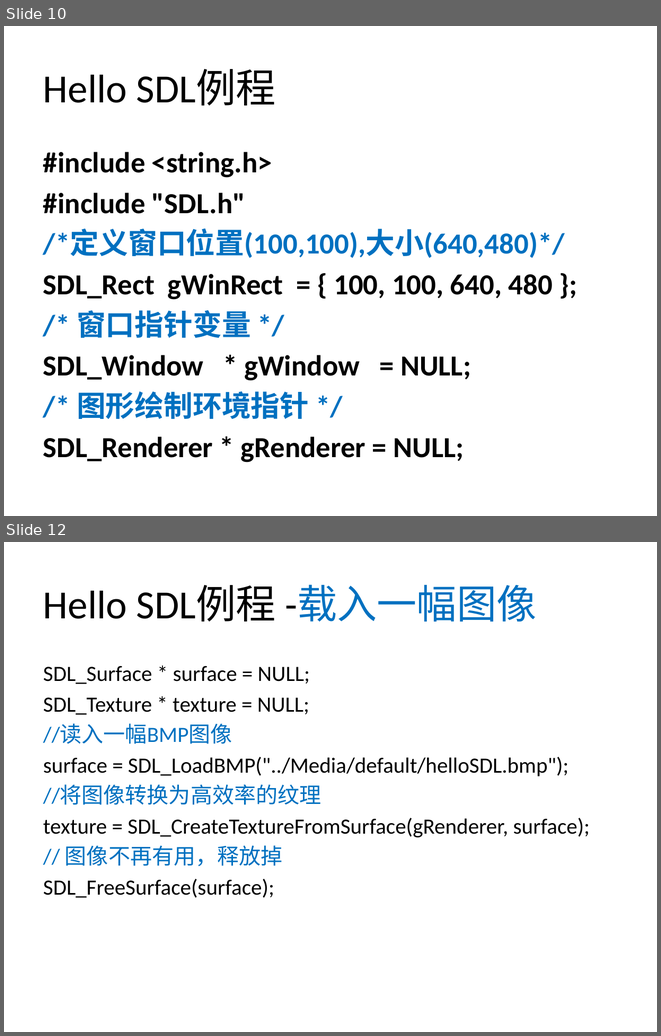
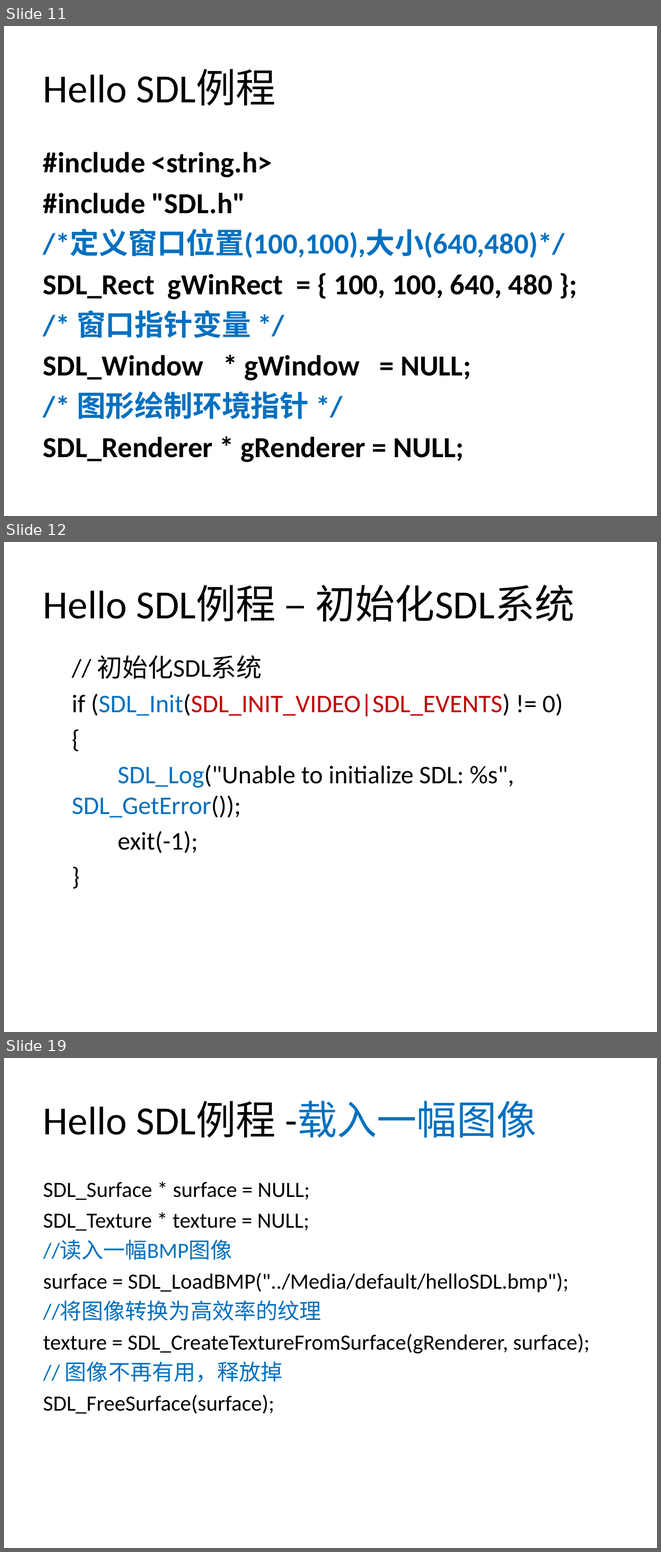
Before and after one commit to xinguo2015/SDL2Project2017, a slide deck: Tutorials/SDL2Tutorials.pptx. Shown one above the other, each under a label of ours: slides 10 and 12 before the commit, slides 11, 12 and 19 after it; the slides between them are not shown. The pictures are 661x1036 and 661x1552 pixels, drawn with LibreOffice and Linux fonts; fonts in the diff are those of the drawing; background and template pictures are left out. Boxes give left, top, right and bottom in pixels: in the first picture for what was removed or moved away, otherwise in the second. Text is boxed around its words. In the diff, an @@ line names an element or a change of style, - is before the commit and + after.

```diff
--- a/Tutorials/SDL2Tutorials.pptx
+++ b/Tutorials/SDL2Tutorials.pptx
@@ slide 12 added at <box>4,542,657,1032</box>, background #FFFFFF @@
@@ title added at <box>43,584,575,622</box>, 44 pt, text #000000 @@
+Hello SDL例程 – 初始化SDL系统
@@ text added at <box>72,655,563,853</box>, 28 pt, text #000000 @@
+  // 初始化SDL系统
+  if (SDL_Init(SDL_INIT_VIDEO|SDL_EVENTS) != 0)
+  {
+  SDL_Log("Unable to initialize SDL: %s", SDL_GetError());
+  exit(-1);
+  }
@@ what was slide 10 is now slide 11 @@
@@ what was slide 12 is now slide 19 @@
```
Also in this commit, not shown: 1 slide changed, 7 other slides added, 1 other file.
